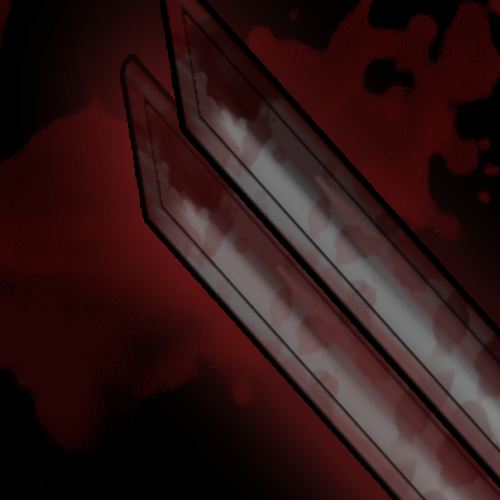
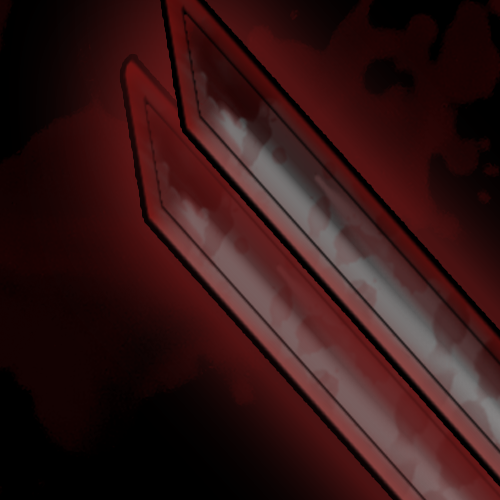
Layer changes from the first (500, 500) image to the second:
"Layer 2": opacity 100% → 54% over [0, 0, 500, 500]
